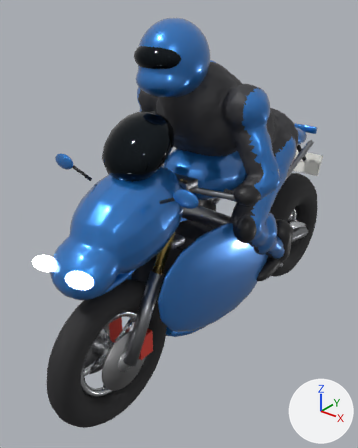
The glTF model public/models/blender/bike_vector.glb as it was, and as the next commit left it.
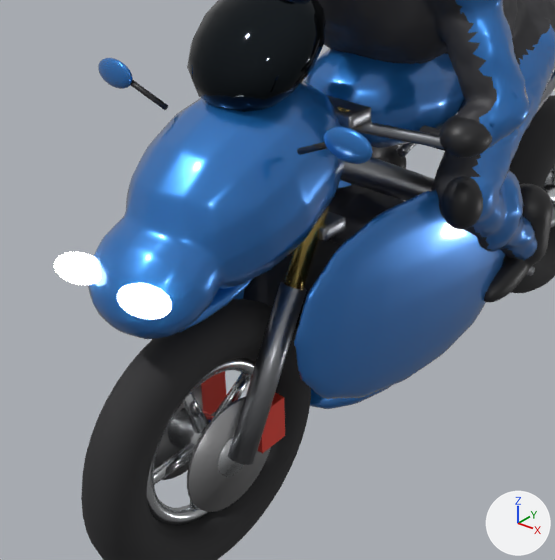
Each version is shown whole from a 50 mm camera at (1.33, -1.99, 1.83) aimed at (-0.12, -0.18, 0.71), then close up on the part from 1% to 82% of the width and 27% to 93% of the height. The lights are fixed; the arrows at lower right show +X, +Y and +Z. The last two pictures show the newer version. Where no turn or scale is listed for an object, it has been applied to the vertices. Vertices at exactly the same position are counted once.

Objects in the first close-up: 'Body', 'WheelMesh_Wheel_Front', 'WheelMesh_Wheel_Rear'.
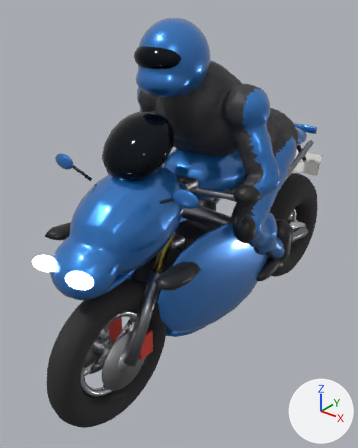
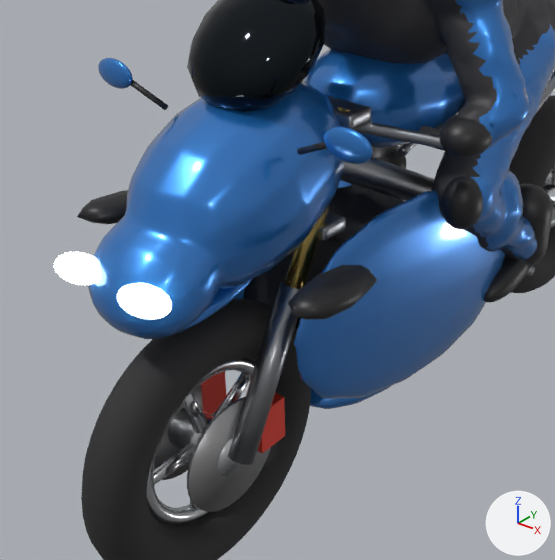
Location of each change, [x1, y1, x2, y2] in pixels of the close-ups (555 x 560 px; the box of a moved part takes in the faces that stretch with it):
part 1 of me_cylinder_025, added (black)
    after: [288, 265, 377, 320]
part 2 of me_cylinder_025, added (black)
    after: [77, 190, 128, 224]
part 3 of me_cylinder_025, moved or reshaped
    both: [107, 49, 535, 327]

The change, as a list of edits to the scene's bpy script:
```text
Change me_cylinder_025:
    used by ob_body; location = (0.0, 0.0, 0.0)
    remove me_cylinder_025.from_pydata(...)  # 28772 vertices, 57340 faces; spans x -0.43..0.43, y -1.07..1.04, z 0.16..1.71
    add me_cylinder_025.from_pydata(...)  # 28828 vertices, 57436 faces; spans x -0.43..0.43, y -1.07..1.04, z 0.16..1.71
    me_cylinder_025 part 1: a new loose piece of 26 vertices spanning x 0.25..0.36, y -0.86..-0.58, z 0.78..0.86, in mat_trim_black (black #1d1d1f)
    me_cylinder_025 part 2: a new loose piece of 26 vertices spanning x -0.36..-0.25, y -0.86..-0.58, z 0.78..0.86, in mat_trim_black (black #1d1d1f)
    me_cylinder_025 part 3: 174 vertices moved within x -0.29..0.3, y -1.02..1.01, z 0.22..1.16; 993 vertices removed from x -0.17..0.17, y -0.37..0.97, z 0.87..1.16; 997 vertices added at x -0.26..0.26, y -0.37..0.96, z 0.76..1.16
    other edits to the shape of me_cylinder_025 do not show in these pictures
```
